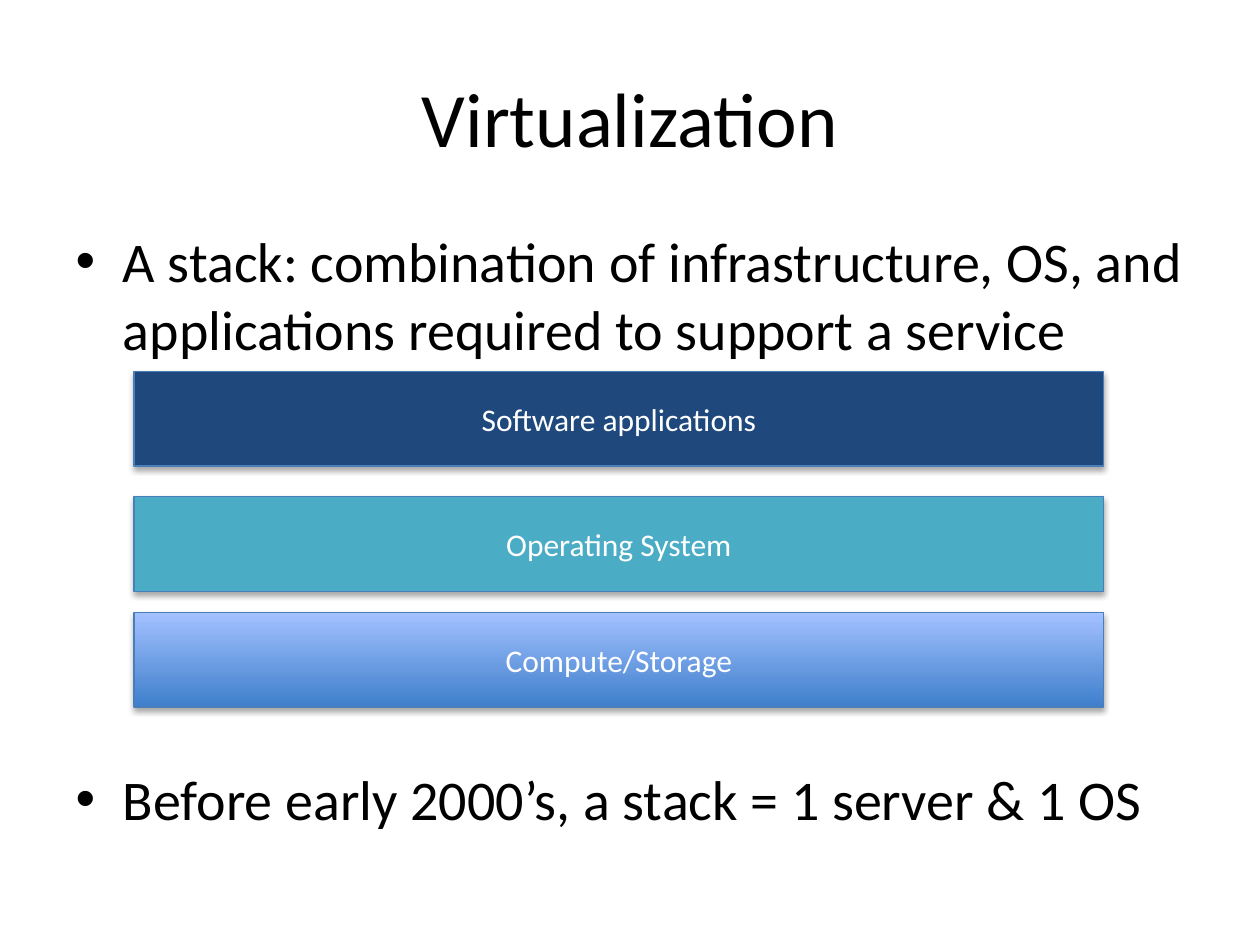
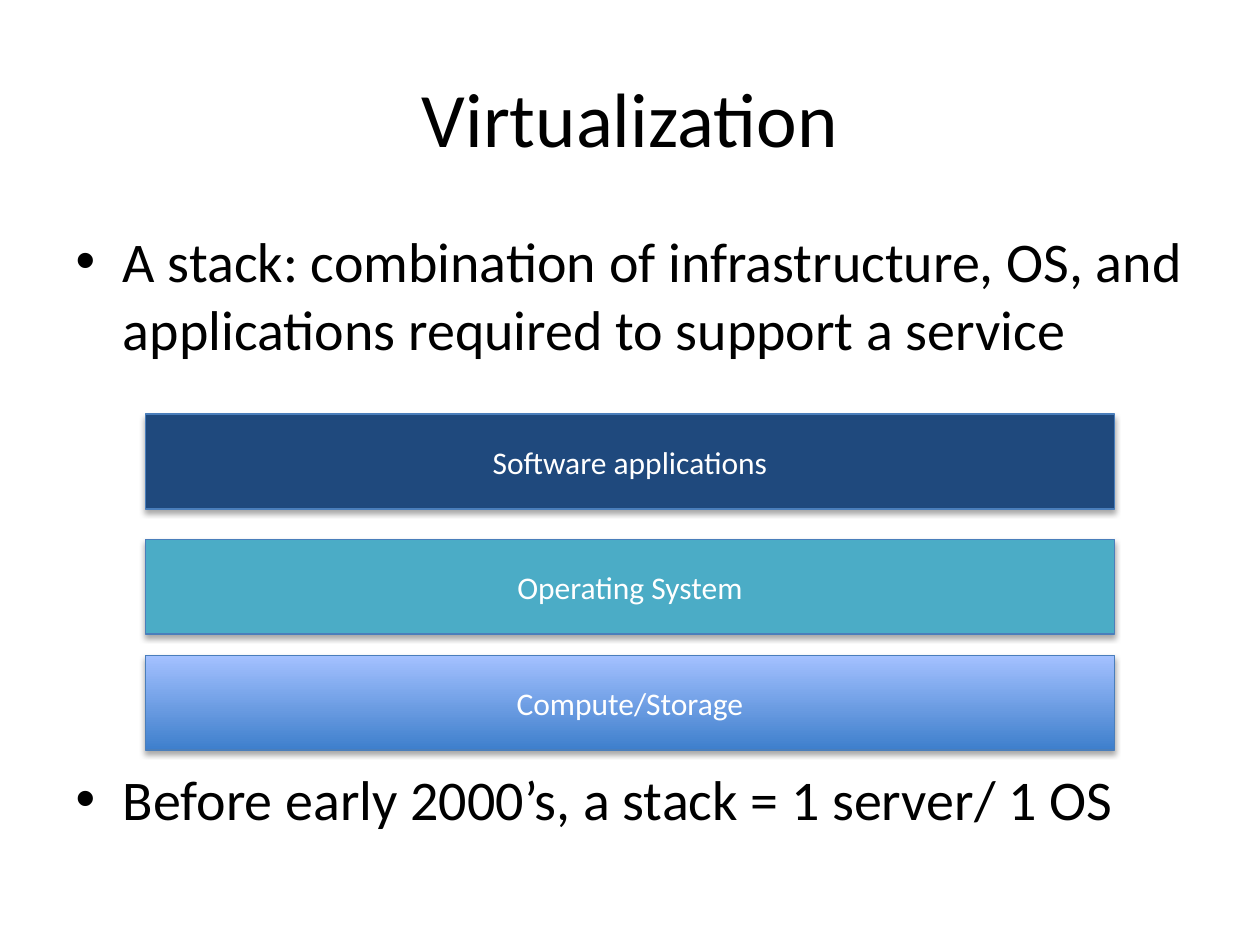
Before and after one commit to jasondbaker/infrastructure-class, a slide deck: slide 29 of lectures/infrastructure-week-3.pptx. Drawn at 1260x945 pixels with LibreOffice and Linux fonts; fonts in the diff are those of the drawing. Boxes give left, top, right and bottom in pixels: in the first picture for what was removed or moved away, otherwise in the second. Text is boxed around its words. In the diff, an @@ line names an element or a change of style, - is before the commit and + after.

```diff
--- a/lectures/infrastructure-week-3.pptx
+++ b/lectures/infrastructure-week-3.pptx
@@ 3 rectangles: place and size @@
-3 rectangles at (134,372,1104,707)
+3 rectangles at (145,415,1115,750)
@@ text at (123,780,1112,829): text changed @@
-• Before early 2000’s, a stack = 1 server & 1 OS
+• Before early 2000’s, a stack = 1 server/ 1 OS
```
Also in this commit, not shown: 10 other slides changed, 1 slide added, 2 other files.
